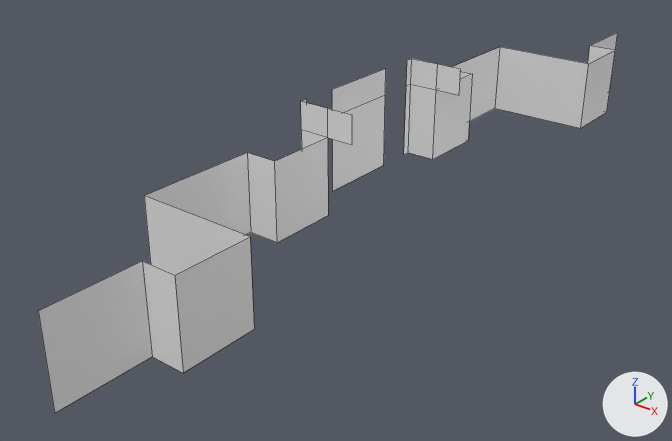
What one commit did to the FBX model p55/walls/p55-wall-back-v1-roof.fbx.
The view is the same before and after, from a 50 mm camera at (16.3, -40.9, 13.6) aimed at (-2.1, -18.0, -0.6). Arrows for +X, +Y and +Z are at lower right; the lights stay in place. The older version comes first. Mesh edges are drawn as thin lines.

The first picture shows 'p55-wall-back-v1-roof'.
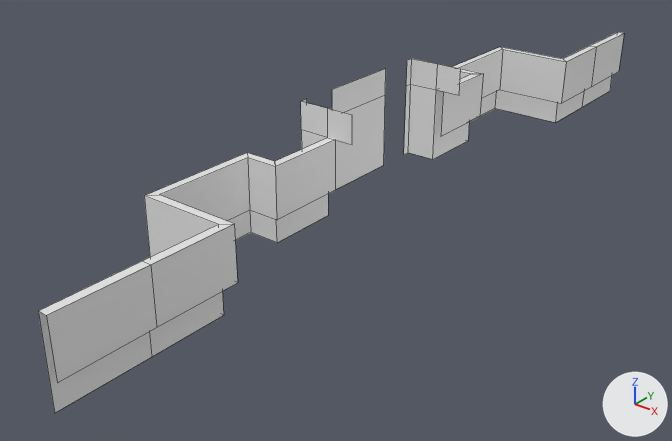
Pixel boxes (x1, y1, x2, y2) of what changed, in the pictures (672 x 441 px):
'p55-wall-back-v1-roof', reshaped
    before: (38, 32, 618, 413)
    after: (38, 32, 624, 413)
part 1 of me_plane_115, reshaped
    before: (142, 46, 615, 373)
    after: (39, 32, 624, 382)

What the commit changed:
me_plane_115 is used by ob_p55_wall_back_v1_roof; location (0.0, 0.0, 0.0).
me_plane_115 had 56 vertices, 26 faces and spanned x -2.9..1.2, y -31.2..0.0, z 0.0..3.8.
me_plane_115 now has 80 vertices, 48 faces and spans x -2.9..0.3, y -31.2..0.0, z 0.0..3.8.
Part 1, on me_plane_115:
8 vertices are removed from x 1.2, y -28.2..-3.0, z 0.0..2.8.
6 faces are deleted.
18 vertices are added at x -2.6..0.3, y -31.2..0.0, z 0.0..2.8.
6 new vertices lie (0.0, 0.0, -1.8) away from vertices in x -1.5..0.3, y -31.2..0.0, z 2.8.
8 new vertices lie (0.0, 0.0, -1.8) away from vertices in x -2.6..0.3, y -25.3..-5.9, z 2.8.
28 new faces join them.
